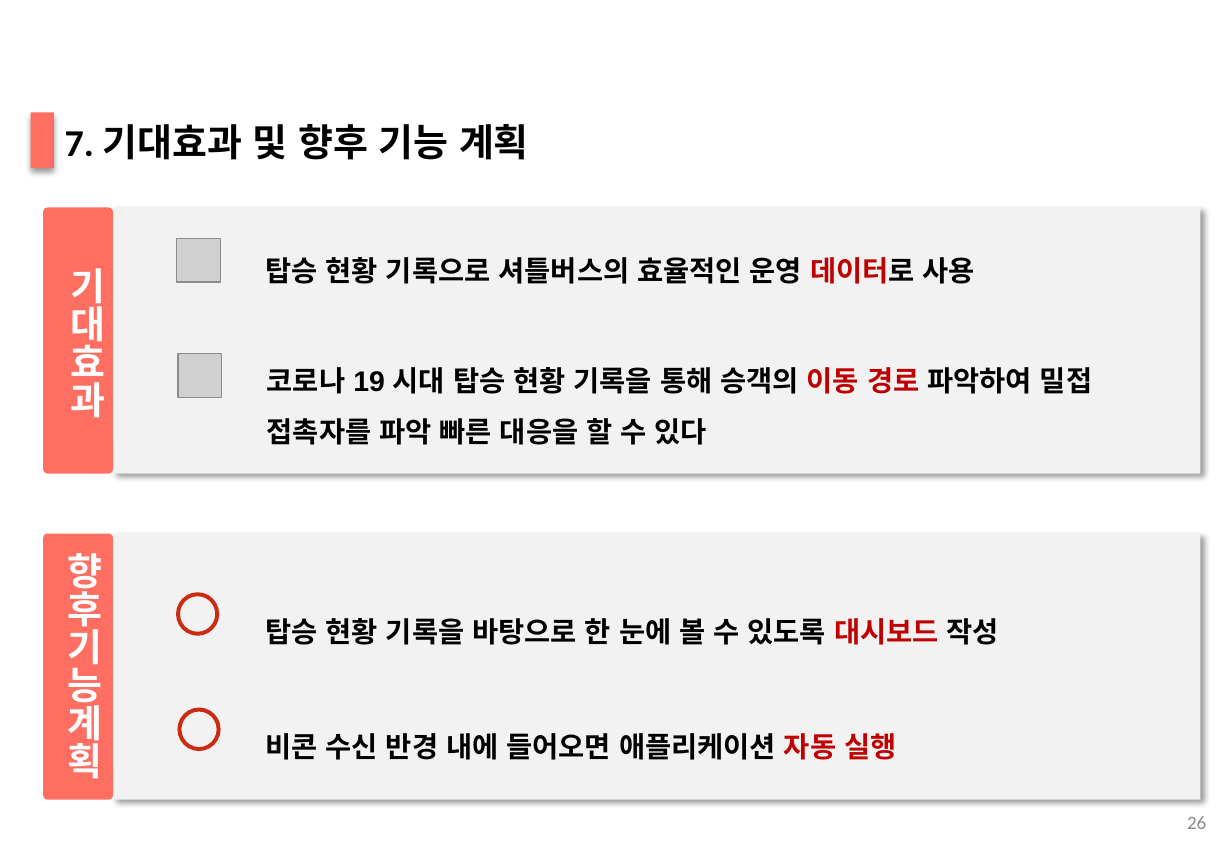
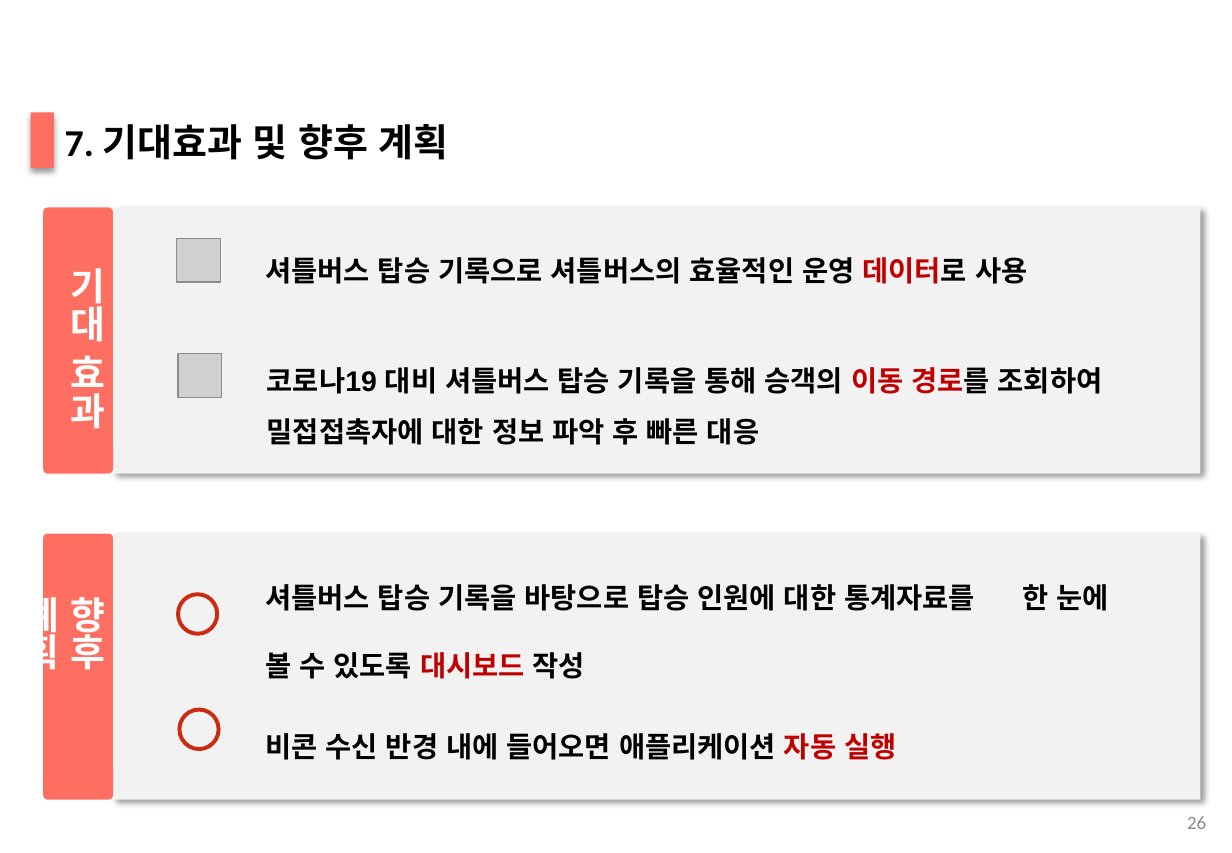
Before and after one commit to 201324549/BeaconProject, a slide deck: slide 26 of ShuttleBusFinalPresentation(v2.0).pptx. Drawn at 1232x853 pixels with LibreOffice and Linux fonts; fonts in the diff are those of the drawing; grey boxes stand for pictures; background and template pictures are left out. Boxes give left, top, right and bottom in pixels: in the first picture for what was removed or moved away, otherwise in the second. Text is boxed around its words. In the diff, an @@ line names an element or a change of style, - is before the commit and + after.

Commit message:
ppt last update

```diff
--- a/ShuttleBusFinalPresentation(v2.0).pptx
+++ b/ShuttleBusFinalPresentation(v2.0).pptx
@@ text at <box>65,124,449,160</box>: text changed @@
-7. 기대효과 및 향후 기능 계획
+7. 기대효과 및 향후 계획
@@ text at <box>70,268,105,429</box>: spaces changed @@
-기대효과
+기대 효과
@@ text at <box>265,257,1027,284</box>: text changed @@
-탑승 현황 기록으로 셔틀버스의 효율적인 운영 데이터로 사용
+셔틀버스 탑승 기록으로 셔틀버스의 효율적인 운영 데이터로 사용
@@ text at <box>267,367,1103,445</box>: text changed @@
-코로나 19 시대 탑승 현황 기록을 통해 승객의 이동 경로 파악하여 밀접 접촉자를 파악 빠른 대응을 할 수 있다
+코로나19 대비 셔틀버스 탑승 기록을 통해 승객의 이동 경로를 조회하여 밀접접촉자에 대한 정보 파악 후 빠른 대응
@@ text at <box>70,597,105,670</box>: text changed @@
-향후기능계획
+향후 계획
@@ text at <box>265,584,1109,679</box>: text changed @@
-탑승 현황 기록을 바탕으로 한 눈에 볼 수 있도록 대시보드 작성
+셔틀버스 탑승 기록을 바탕으로 탑승 인원에 대한 통계자료를 한 눈에 볼 수 있도록 대시보드 작성
```
Also in this commit, not shown: 9 other slides changed.
